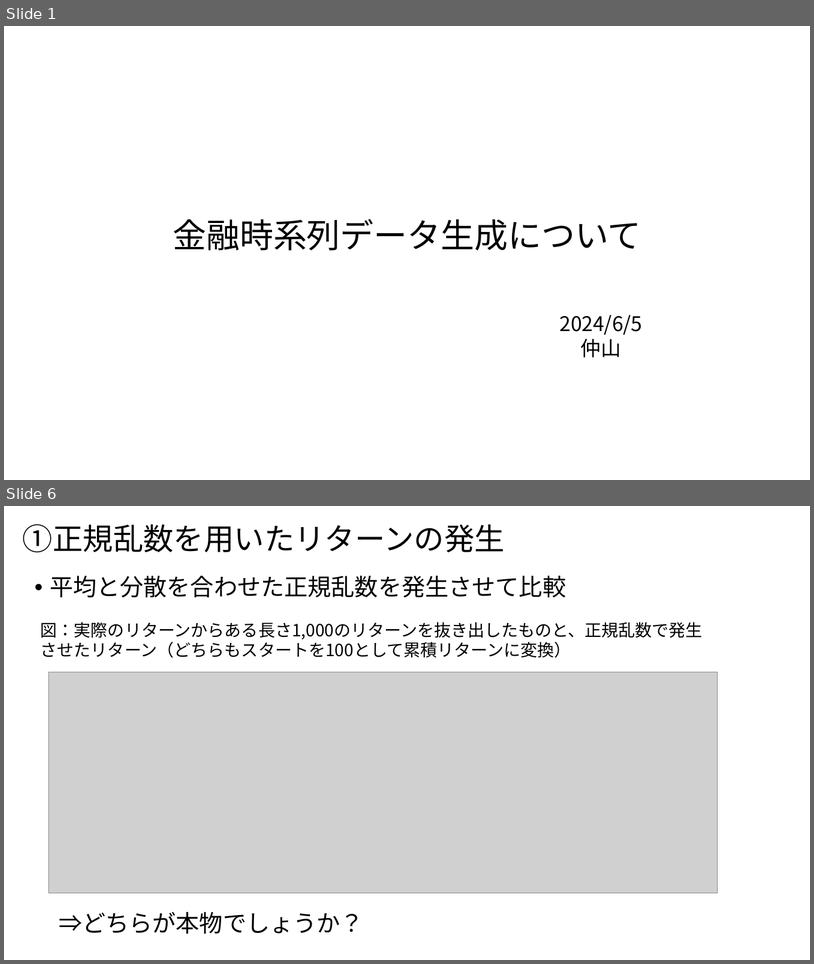
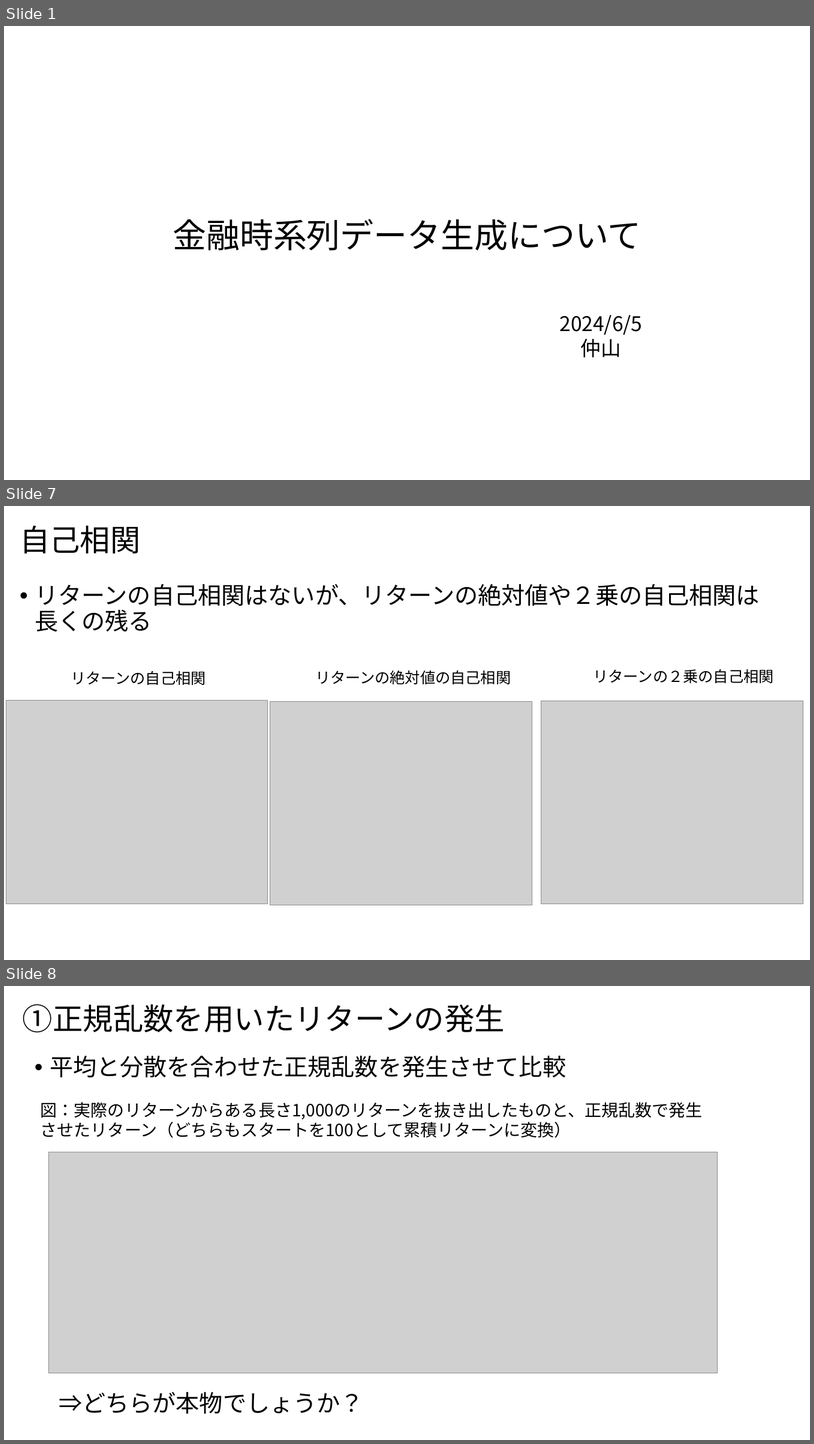
Before and after one commit to nakayasu720/report, a slide deck: 時系列データの生成.pptx. Shown one above the other, each under a label of ours: slides 1 and 6 before the commit, slides 1, 7 and 8 after it; the slides between them are not shown. The pictures are 814x964 and 814x1444 pixels, drawn with LibreOffice and Linux fonts; fonts in the diff are those of the drawing; grey boxes stand for pictures. Boxes give left, top, right and bottom in pixels: in the first picture for what was removed or moved away, otherwise in the second. Text is boxed around its words. In the diff, an @@ line names an element or a change of style, - is before the commit and + after.

```diff
--- a/時系列データの生成.pptx
+++ b/時系列データの生成.pptx
@@ slide 7 added at bbox=[4, 506, 810, 960], background #FFFFFF @@
@@ title added at bbox=[20, 525, 141, 553], 36 pt, text #000000 @@
+自己相関
@@ text added at bbox=[35, 584, 760, 610], 28 pt, text #000000 @@
+• リターンの自己相関はないが、リターンの絶対値や２乗の自己相関は長くの残る
@@ text added at bbox=[71, 670, 206, 685], 18 pt, text #000000 @@
+リターンの自己相関
@@ text added at bbox=[315, 670, 511, 684], 18 pt, text #000000 @@
+リターンの絶対値の自己相関
@@ text added at bbox=[593, 669, 774, 683], 18 pt, text #000000 @@
+リターンの２乗の自己相関
@@ picture added at bbox=[6, 700, 268, 903] @@
@@ picture added at bbox=[270, 702, 532, 904] @@
@@ picture added at bbox=[542, 701, 804, 904] @@
@@ what was slide 6 is now slide 8 @@
```
Also in this commit, not shown: 18 slides changed, 4 other slides added, 3 slides removed.
